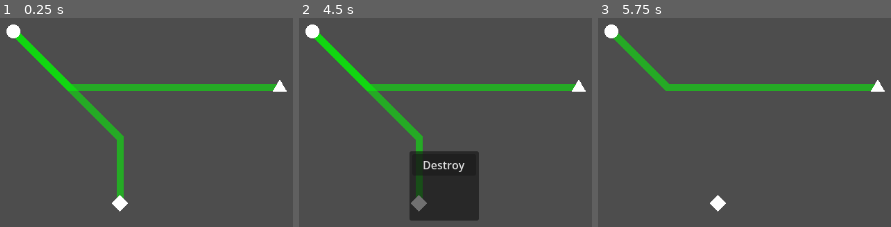
Above: before the commit, frames 1-3 (left to right).
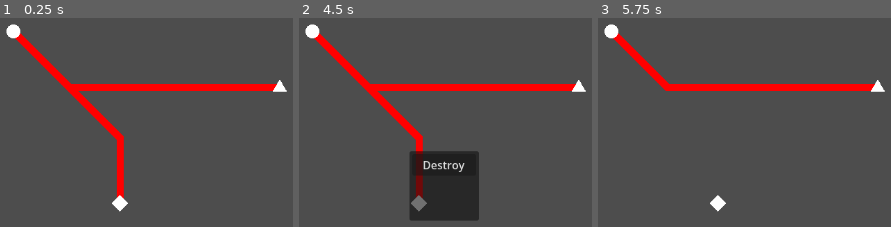
Above: after the commit, the same moments.

Repository: 9thAzure/CarbonCommuter
Game: Godot game, scene res://main/main.tscn
The game is run twice, just before and just after one commit, with the same random seed, the same clock (stepped at 60 frames per second) and the same inputs.
Inputs (mouse positions are in pixels of both pictures, inside the frame that each line leads up to):
- Up to frame 1 (0.25 s): no input
- Up to frame 2 (4.5 s): tap Enter at 0.5, 2, 3.5 s; click (outside the picture) at 0.67 s; tap Space at 1.25, 2.75, 4.25 s; move the mouse to (outside the picture) at 1.27 s; click (outside the picture) at 1.42 s; move the mouse to (outside the picture) at 2.02 s; click (outside the picture) at 2.17 s; move the mouse to (outside the picture) at 2.77 s; click (outside the picture) at 2.92 s; move the mouse to (outside the picture) at 3.52 s; click (outside the picture) at 3.67 s; move the mouse to (410, 151) at 4.27 s; click (410, 151) at 4.42 s
- Up to frame 3 (5.75 s): click "Destroy" at 5 s

The runs differ from the first frame. In frame 1, 4.9% of the frame differs, in the area x 5-95%, y 7-87%; in frame 2, 4.8%; in frame 3, 3.3%.
Error after the commit: Assertion failed. (res://transport/line/line.gd:71)

Commit message:
added line types

Diff:
--- a/transport/line/line.gd
+++ b/transport/line/line.gd
@@ -8,7 +8,9 @@
 var station2 : Station
 
 @export
-var line_type := 0
+var line_type := LineType.BUS
+
+enum LineType { BUS, METRO, BIKE }
 
 @export
 var line_width := 10.0
@@ -18,17 +20,57 @@
 
 var distance := -1.0
 
-@export var emission_factor := 1.0
+@export var base_emission_factor := 1.0
 var traffic := 0.0
 var passengers_in_transit := []  # Array of {destination: Station, travel_time: float}
-@export var travel_speed := 50.0  # Units per second
+@export var base_travel_speed := 50.0  # Units per second
+@export var base_carbon_cost := 10.0
+
+var emission_factor := 0
+var carbon_cost := 0
+var travel_speed := 0
+
+const MODE_PROPERTIES = {
+	LineType.BUS: {
+		"emission_multiplier": 1.0,
+		"cost_multiplier": 1.0,
+		"speed_multiplier": 1.0,
+		"color": Color.RED
+	},
+	LineType.METRO: {
+		"emission_multiplier": 0.5,  # Metro is cleaner
+		"cost_multiplier": 3.0,      # But expensive to build
+		"speed_multiplier": 2.0,     # And faster
+		"color": Color.BLUE
+	},
+	LineType.BIKE: {
+		"emission_multiplier": 0.0,  # No emissions!
+		"cost_multiplier": 0.3,      # Cheap to build
+		"speed_multiplier": 0.5,     # But slower
+		"color": Color.GREEN
+	}
+}
 
 func _ready() -> void:
 	assert(station1)
 	assert(station2)
+	apply_line_mode()
 
 	station1.connected_lines.push_back(self)
 	station2.connected_lines.push_back(self)
+
+func apply_line_mode() -> void:
+	var props = MODE_PROPERTIES[line_type]
+
+	# Apply multipliers
+	emission_factor = base_emission_factor * props.emission_multiplier
+	travel_speed = base_travel_speed * props.speed_multiplier
+
+	# Set color based on mode
+	line_color = props.color
+	assert(distance > 0)
+	# Calculate construction cost (will be accurate after _draw calculates distance)
+	carbon_cost = distance * base_carbon_cost * props.cost_multiplier
 
 func add_passenger(destination: Station) -> void:
 	assert(distance > 0)
@@ -87,8 +129,15 @@
 		points[i] = to_local(points[i])
 	points[-1] = to_local(points[-1])
 
+	if carbon_cost == 0.0:  # Only calculate once
+		var props = MODE_PROPERTIES[line_type]
+		carbon_cost = distance * base_carbon_cost * props.cost_multiplier
+
 	draw_polyline(points, line_color, line_width)
 	var collision_shape := ConcavePolygonShape2D.new()
 	points.insert(1, points[1])
 	collision_shape.segments = points
 	get_node("CollisionShape2D").shape = collision_shape
+
+func get_construction_cost() -> float:
+	return carbon_cost
